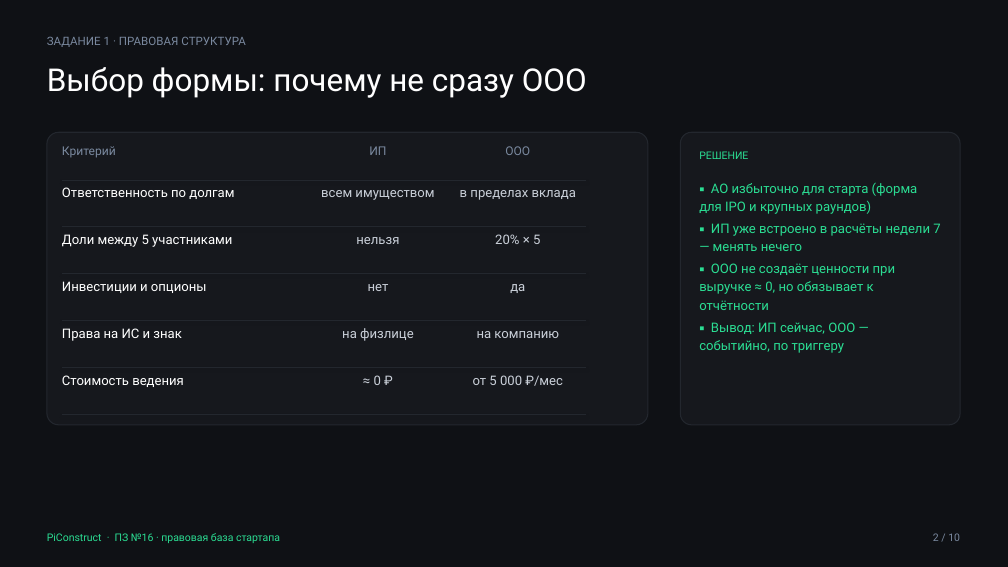
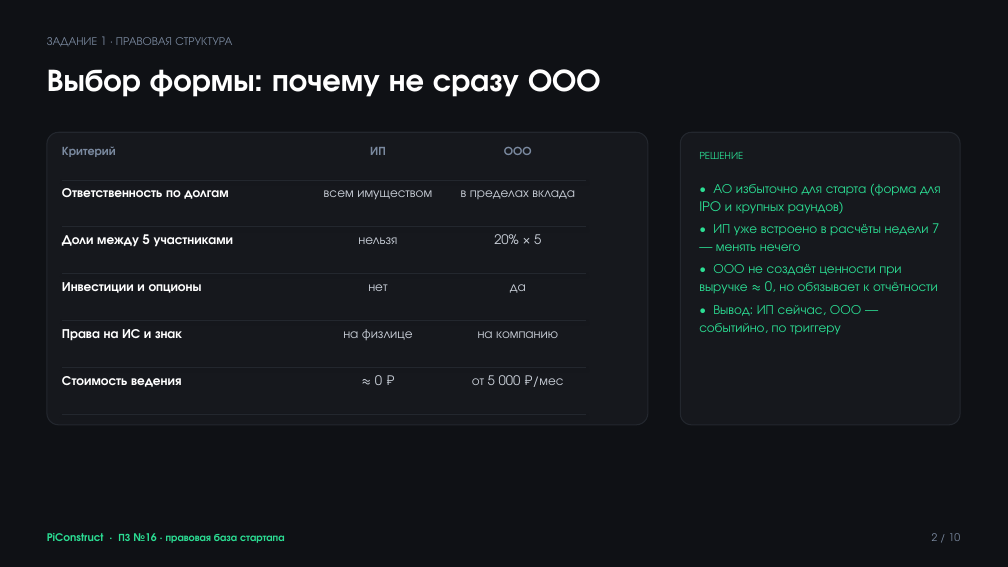
Before and after one commit to Eaglet12IQ/startup-team-1, a slide deck: slide 2 of READMEs/sem_7/week8/attachments/PiConstruct_Правовая_база.pptx. Drawn at 1008x567 pixels with LibreOffice and Linux fonts; fonts in the diff are those of the drawing. Boxes give left, top, right and bottom in pixels: in the first picture for what was removed or moved away, otherwise in the second. Text is boxed around its words. In the diff, an @@ line names an element or a change of style, - is before the commit and + after.

Commit message:
fix: switch week 8 presentation to Rubik per design system

```diff
--- a/READMEs/sem_7/week8/attachments/PiConstruct_Правовая_база.pptx
+++ b/READMEs/sem_7/week8/attachments/PiConstruct_Правовая_база.pptx
@@ font Roboto to TeX Gyre Adventor in 13 elements at (x1=47, y1=36, x2=232, y2=47), (x1=932, y1=533, x2=961, y2=541), (x1=324, y1=190, x2=432, y2=199), (x1=461, y1=190, x2=575, y2=199), (x1=358, y1=237, x2=397, y2=244), (x1=494, y1=234, x2=541, y2=244), (x1=368, y1=284, x2=387, y2=291), (x1=510, y1=284, x2=526, y2=293), (x1=343, y1=329, x2=413, y2=340), (x1=478, y1=331, x2=558, y2=338), (x1=375, y1=375, x2=382, y2=385), (x1=472, y1=375, x2=563, y2=385), (x1=699, y1=152, x2=743, y2=159) @@
@@ text at (x1=699, y1=184, x2=941, y2=335): text changed; font Roboto to TeX Gyre Adventor @@
-▪ АО избыточно для старта (форма для IPO и крупных раундов)
-▪ ИП уже встроено в расчёты недели 7 — менять нечего
-▪ ООО не создаёт ценности при выручке ≈ 0, но обязывает к отчётности
-▪ Вывод: ИП сейчас, ООО — событийно, по триггеру
+• АО избыточно для старта (форма для IPO и крупных раундов)
+• ИП уже встроено в расчёты недели 7 — менять нечего
+• ООО не создаёт ценности при выручке ≈ 0, но обязывает к отчётности
+• Вывод: ИП сейчас, ООО — событийно, по триггеру
@@ font Roboto to TeX Gyre Adventor, bold on in 10 elements at (x1=47, y1=69, x2=601, y2=97), (x1=47, y1=533, x2=285, y2=543), (x1=62, y1=146, x2=116, y2=157), (x1=370, y1=147, x2=386, y2=155), (x1=504, y1=147, x2=532, y2=155), (x1=62, y1=188, x2=228, y2=199), (x1=62, y1=234, x2=233, y2=247), (x1=62, y1=282, x2=202, y2=293), (x1=62, y1=329, x2=182, y2=341), (x1=62, y1=376, x2=181, y2=387) @@
```
Also in this commit, not shown: 9 other slides changed, 10 other files.
